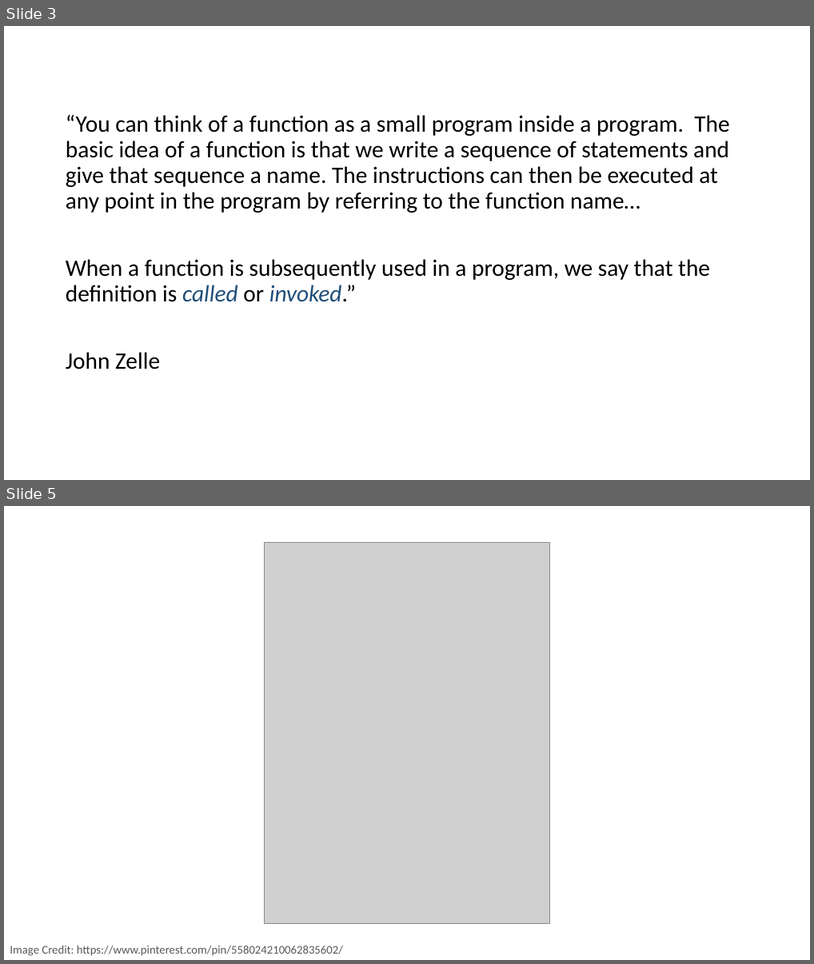
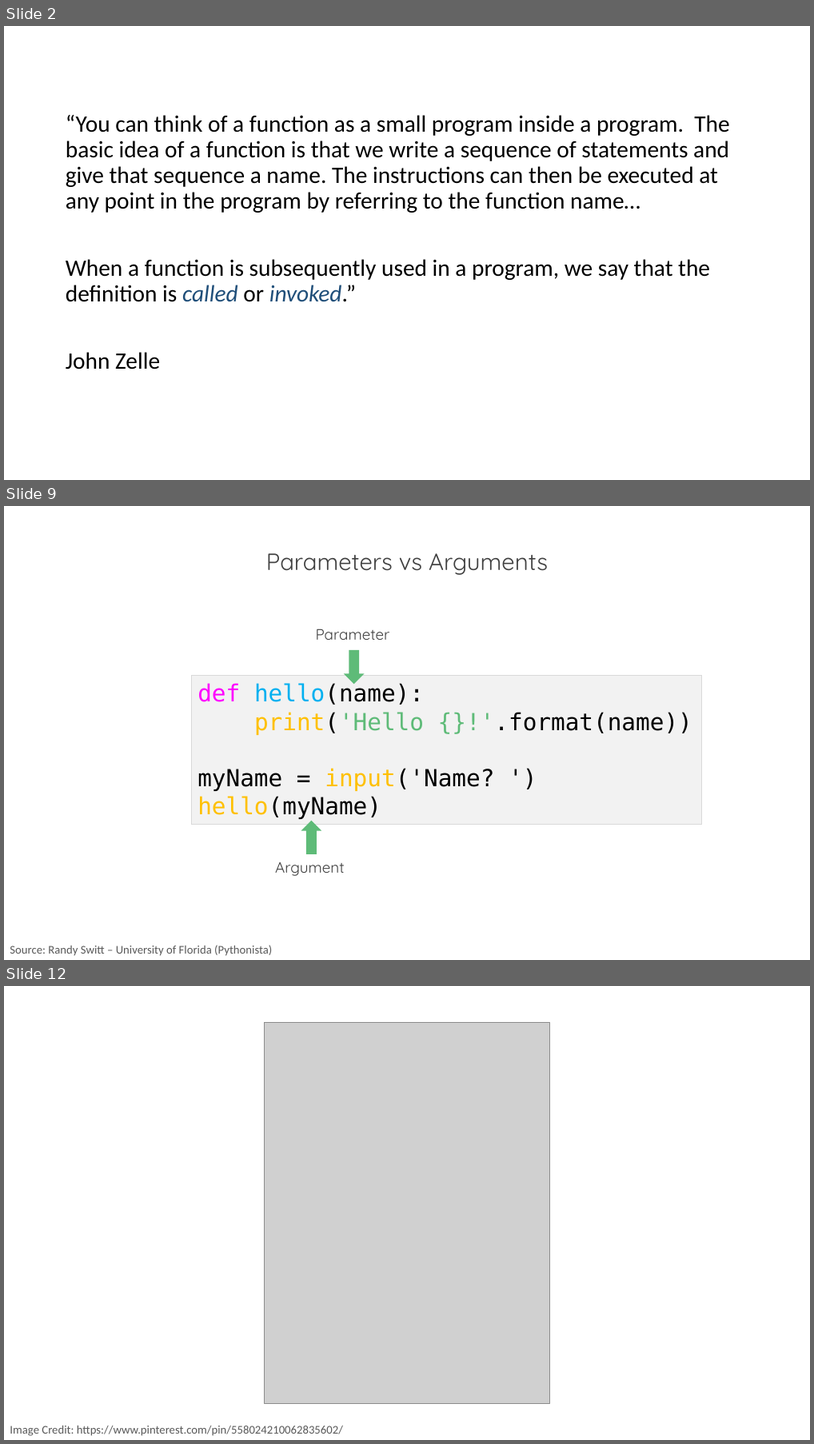
Before and after one commit to PracticumAI/python, a slide deck: presentations/03_functions.pptx. Shown one above the other, each under a label of ours: slides 3 and 5 before the commit, slides 2, 9 and 12 after it; the slides between them are not shown. The pictures are 814x964 and 814x1444 pixels, drawn with LibreOffice and Linux fonts; fonts in the diff are those of the drawing; grey boxes stand for pictures. Boxes give left, top, right and bottom in pixels: in the first picture for what was removed or moved away, otherwise in the second. Text is boxed around its words. In the diff, an @@ line names an element or a change of style, - is before the commit and + after.

```diff
--- a/presentations/03_functions.pptx
+++ b/presentations/03_functions.pptx
@@ slide 9 added at (4, 506, 810, 960), background #FFFFFF @@
@@ text added at (266, 553, 548, 575), 28 pt, text #404040 @@
+Parameters vs Arguments
@@ text added at (316, 628, 390, 640), 18 pt, text #404040 @@
+Parameter
@@ down arrow added at (344, 650, 365, 684), fill #5EBB78 @@
@@ rectangle added at (192, 676, 702, 824), fill #F2F2F2, outline #D9D9D9 0.75 pt, 28 pt, text #000000 @@
+def hello(name):
+print('Hello {}!'.format(name))
+myName = input('Name? ')
+hello(myName)
@@ down arrow added at (301, 820, 322, 854), fill #5EBB78 @@
@@ text added at (275, 862, 345, 876), 18 pt, text #404040 @@
+Argument
@@ text added at (10, 944, 272, 956), 14 pt, text #595959 @@
+Source: Randy Switt – University of Florida (Pythonista)
@@ what was slide 3 is now slide 2 @@
@@ what was slide 5 is now slide 12 @@
```
Also in this commit, not shown: 3 slides changed, 8 other slides added, 3 slides removed, 2 other files.
